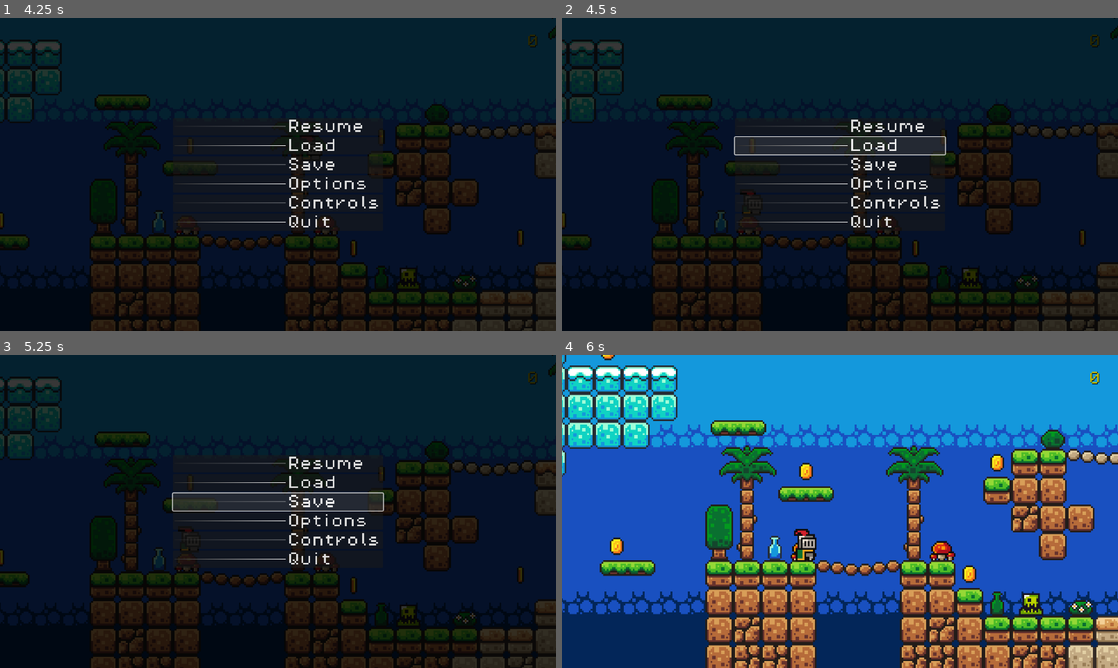
Above: before the commit, frames 1-4 (two rows, left to right).
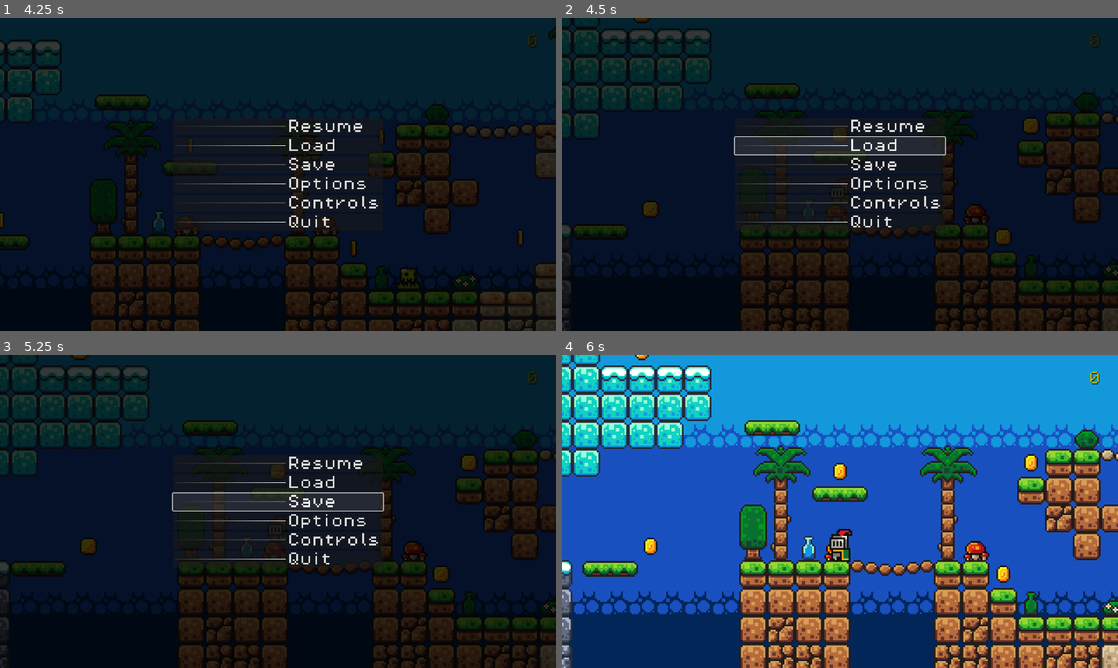
Above: after the commit, the same moments.

Repository: ochocss/test-game
Game: Godot game, scene res://scenes/green_area.tscn
The game is run twice, just before and just after one commit, with the same random seed, the same clock (stepped at 60 frames per second) and the same inputs.
Inputs (mouse positions are in pixels of both pictures, inside the frame that each line leads up to):
- Up to frame 1 (4.25 s): tap Enter at 0.5 s; move the mouse to (400, 158) at 0.52 s; hold D (move_right) 0.53-1.25 s; tap Q (attack) at 0.6, 2.1, 3.6 s; click (400, 158) at 0.67 s; tap W (jump) at 0.77, 3.77 s; drag from (166, 190) to (316, 171) at 1.27 s; move the mouse to (333, 105) at 2.02 s; hold A (move_left) 2.03-2.75 s; drag from (250, 237) to (433, 124) at 2.77 s; move the mouse to (444, 221) at 3.52 s; hold D (move_right) from 3.53 s (still down); tap Escape (esc) at 4.15 s
- Up to frame 2 (4.5 s): release D (move_right) at 4.25 s; click "Load" at 4.25 s
- Up to frame 3 (5.25 s): click "Save" at 5 s
- Up to frame 4 (6 s): click "Resume" at 5.75 s

Frame 1 is identical in both runs. In frame 2, 32% of the frame differs, in the area x 0-100%, y 0-100%; in frame 3, 32%; in frame 4, 41%.

Commit message:
Update save system
Remove saving from purple area and add autoload when changing to green area

Diff:
--- a/test-game/scenes/green_area.tscn
+++ b/test-game/scenes/green_area.tscn
@@ -1,5 +1,6 @@
-[gd_scene load_steps=19 format=3 uid="uid://u1u8ean61ffc"]
-
+[gd_scene load_steps=20 format=3 uid="uid://u1u8ean61ffc"]
+
+[ext_resource type="Script" path="res://scripts/green_area.gd" id="1_kj1d1"]
 [ext_resource type="Texture2D" uid="uid://ciylfpfgkwx8" path="res://assets/sprites/world_tileset.png" id="3_46cgu"]
 [ext_resource type="PackedScene" uid="uid://bfbu6hnsm8y7h" path="res://scenes/player.tscn" id="4_s0ayw"]
 [ext_resource type="PackedScene" uid="uid://6y2fnfc7sqp0" path="res://scenes/killzone.tscn" id="5_epu2h"]
@@ -530,6 +531,7 @@
 
 [node name="GreenArea" type="Node2D"]
 position = Vector2(540, 301)
+script = ExtResource("1_kj1d1")
 
 [node name="TileMap" type="TileMap" parent="."]
 position = Vector2(-19, -6)
--- /dev/null
+++ b/test-game/scripts/green_area.gd
@@ -0,0 +1,6 @@
+extends Node2D
+
+
+# Called when the node enters the scene tree for the first time.
+func _ready():
+	SaveFileHandler.load_game()
--- a/test-game/scripts/pause_menu.gd
+++ b/test-game/scripts/pause_menu.gd
@@ -60,10 +60,13 @@
 
 
 func _on_load_button_pressed():
+	get_tree().change_scene_to_file("res://scenes/green_area.tscn")
 	SaveFileHandler.load_game()
 
 
 func _on_save_button_pressed():
+	if get_tree().current_scene.name == "PurpleArea":
+		return
 	SaveFileHandler.save_game()
 
 
--- a/test-game/scripts/ui.gd
+++ b/test-game/scripts/ui.gd
@@ -7,7 +7,6 @@
 @onready var purple_area_button = $Map/Map/PurpleAreaButton
 @onready var pause_menu = $PauseMenu
 
-var player_current_area = "green"
 var score = 0
 
 
@@ -46,21 +45,19 @@
 func _on_green_area_button_pressed():
 	if get_tree().current_scene.name == "PurpleArea":
 		map.hide()
-		player_current_area = "green"
 		get_tree().change_scene_to_file("res://scenes/green_area.tscn")
+		SaveFileHandler.load_game()
 
 
 func _on_purple_area_button_pressed():
 	if get_tree().current_scene.name == "GreenArea":
 		map.hide()
-		player_current_area = "purple"
 		get_tree().change_scene_to_file("res://scenes/purple_area.tscn")
 
 
 func save():
 	var save_dict = {
 		"score" : score,
-		"player_current_area" : player_current_area,
 	}
 	return save_dict
 
@@ -68,8 +65,3 @@
 func load_data(data : Dictionary):
 	score = data.get("score")
 	score_label.text = str(score)
-
-	if data.get("player_current_area") == "purple":
-		_on_purple_area_button_pressed()
-	else:
-		_on_green_area_button_pressed()
